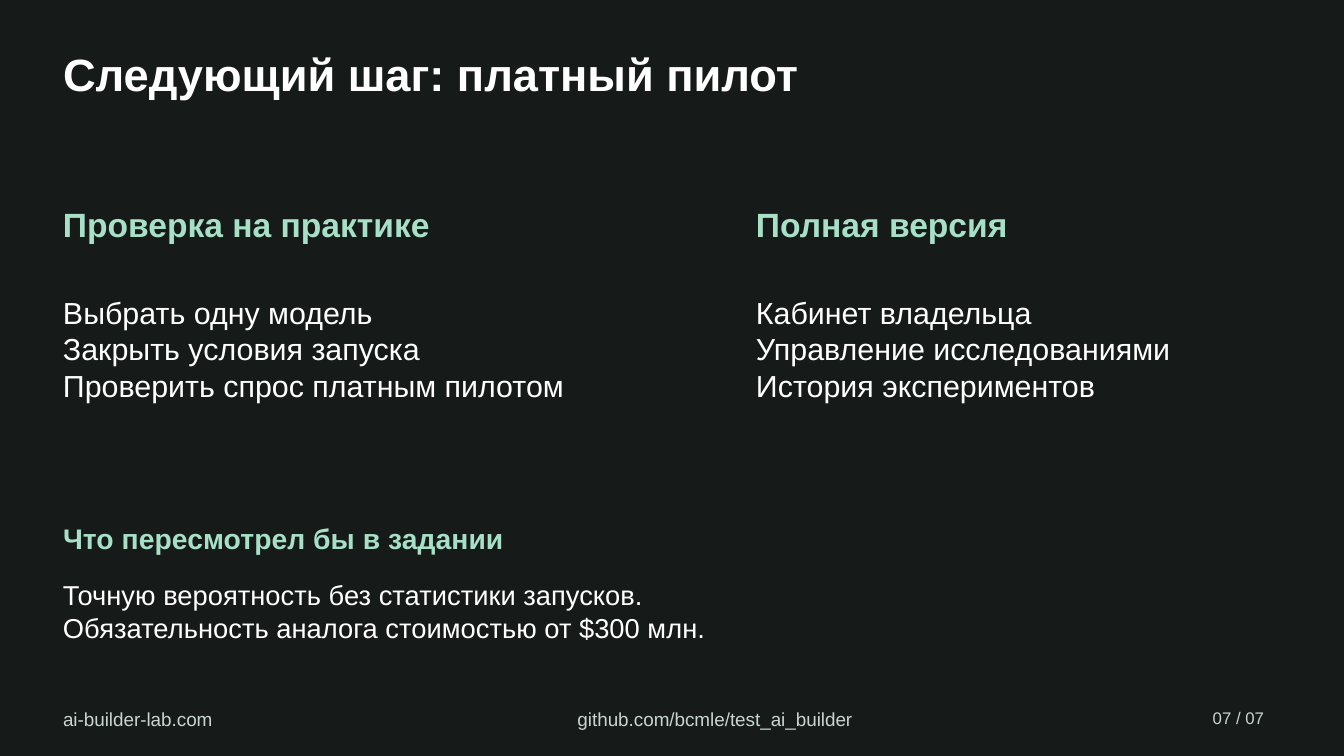
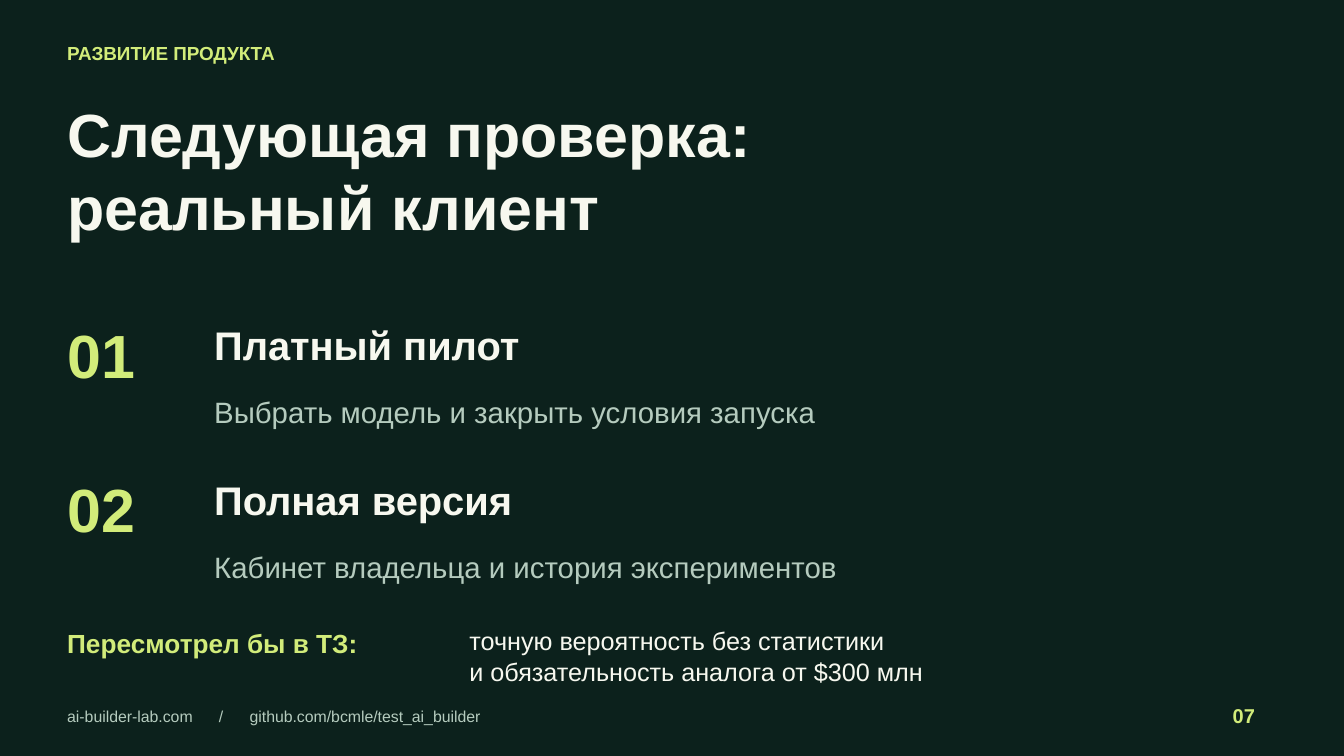
Before and after one commit to bcmle/test_ai_builder, a slide deck: slide 7 of presentation/AI-Builder-CEO.pptx. Drawn at 1344x756 pixels with LibreOffice and Linux fonts; fonts in the diff are those of the drawing. Boxes give left, top, right and bottom in pixels: in the first picture for what was removed or moved away, otherwise in the second. Text is boxed around its words. In the diff, an @@ line names an element or a change of style, - is before the commit and + after.

Commit message:
design: restyle CEO deck with editorial layouts and optical cover

```diff
--- a/presentation/AI-Builder-CEO.pptx
+++ b/presentation/AI-Builder-CEO.pptx
@@ background #161B19 to #0C211C @@
@@ text added at <box>67,47,274,64</box>, 13.5 pt, text #D2EC7A, bold @@
+РАЗВИТИЕ ПРОДУКТА
@@ text added at <box>67,114,751,241</box>, 43.5 pt, text #F7F8EF, bold @@
+Следующая проверка:
+реальный клиент
@@ text removed at <box>63,214,430,244</box> @@
-Проверка на практике
@@ text added at <box>67,335,135,379</box>, 43.5 pt, text #D2EC7A, bold @@
+01
@@ text at <box>214,330,519,361</box>: text changed; size 32.2 to 28.5 pt; text colour #FFFFFF to #F7F8EF @@
-Следующий шаг: платный пилот
+Платный пилот
@@ text at <box>214,401,815,429</box>: text changed; size 21.8 to 21 pt; text colour #FFFFFF to #B5CBBE @@
-Выбрать одну модель
-Закрыть условия запуска
-Проверить спрос платным пилотом
+Выбрать модель и закрыть условия запуска
@@ text "Полная версия": place and size @@
-text "Полная версия" at <box>756,214,1007,244</box>
+text "Полная версия" at <box>214,487,512,523</box>
@@ text "Полная версия" at <box>214,487,512,523</box>: size 24 to 28.5 pt, text colour #A7DFC7 to #F7F8EF @@
@@ text added at <box>67,489,135,533</box>, 43.5 pt, text #D2EC7A, bold @@
+02
@@ text removed at <box>63,528,503,555</box> @@
-Что пересмотрел бы в задании
@@ text at <box>214,556,837,584</box>: text changed; size 21.8 to 21 pt; text colour #FFFFFF to #B5CBBE @@
-Кабинет владельца
-Управление исследованиями
-История экспериментов
+Кабинет владельца и история экспериментов
@@ text at <box>67,634,357,658</box>: text changed; size 13.5 to 18.8 pt; text colour #C8D6CF to #D2EC7A; bold on @@
-ai-builder-lab.com
+Пересмотрел бы в ТЗ:
@@ text at <box>469,631,923,683</box>: text changed; size 19.5 to 18 pt; text colour #FFFFFF to #F7F8EF @@
-Точную вероятность без статистики запусков.
-Обязательность аналога стоимостью от $300 млн.
+точную вероятность без статистики
+и обязательность аналога от $300 млн
@@ text at <box>67,710,481,726</box>: text changed; size 13.5 to 11.2 pt; text colour #C8D6CF to #B5CBBE @@
-github.com/bcmle/test_ai_builder
+ai-builder-lab.com / github.com/bcmle/test_ai_builder
@@ text at <box>1233,709,1255,723</box>: text changed; size 12 to 14.2 pt; text colour #C8D6CF to #D2EC7A; bold on @@
-07 / 07
+07
```
Also in this commit, not shown: 5 other slides changed, 1 slide added, 1 slide removed, 11 other files.
